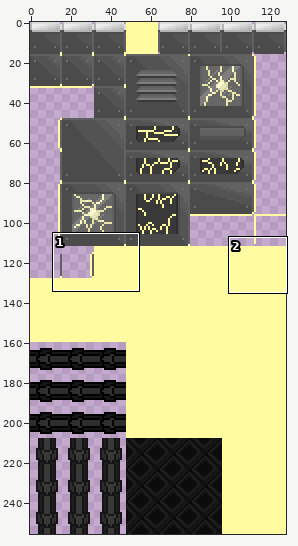
Sprite sheet -- Assets/Sprites/Level010/Level10Tile.png. The picture above shows the old version from afar; the outline marks the close-up.
Close-up. Old version:
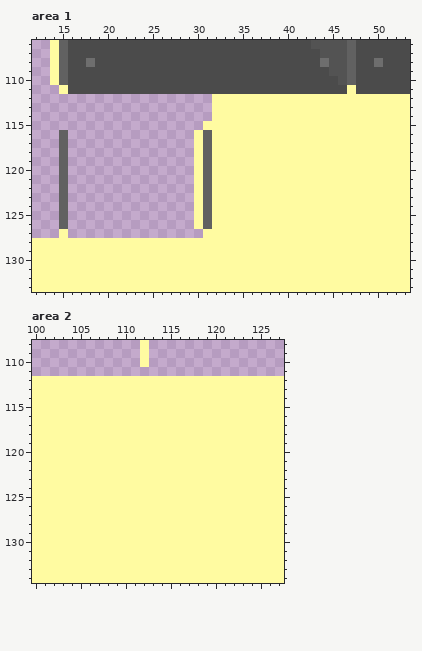
The file is 128x256 pixels. Colours within 5 levels of each other are drawn and written as one. Shown: area 1: x 12..53, y 106..133; area 2: x 100..127, y 108..134. The commit also changed other parts of the picture, which this record leaves out.
Now the later version:
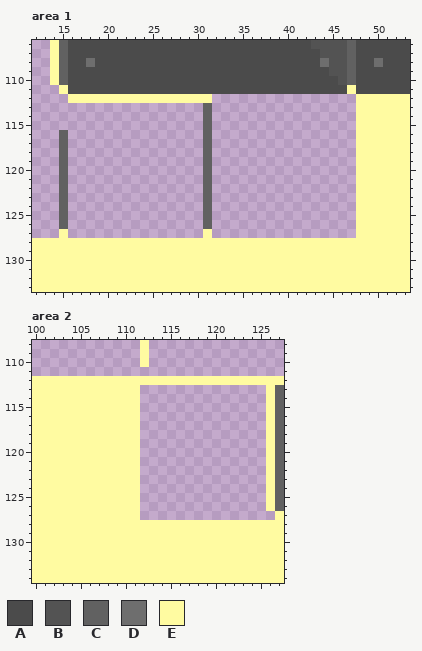
Palette (. is transparent): A #4b4b4b  B #535353  C #616161  D #6e6e6e  E #fffba1
What changed:
Area 1:
Colour C now appears in rows 113 to 114 at x 31.
The author changed colour E to colour C in row 115 at x 31.
Colour E now appears in row 112 at x 16 to 31.
The edit erases colour E in rows 112 to 115 at x 32 to 47; in rows 116 to 126 at x 30 and 32 to 47; in row 127 at x 32 to 47.
Area 2:
The author changed colour E to colour C in rows 113 to 126 at x 127.
The edit erases colour E in rows 113 to 126 at x 112 to 125; in row 127 at x 112 to 126.
Pixel boxes of the changes (left, top, right, bottom) in both close-ups:
changed: (68, 94, 356, 238)
changed: (140, 385, 284, 520)
